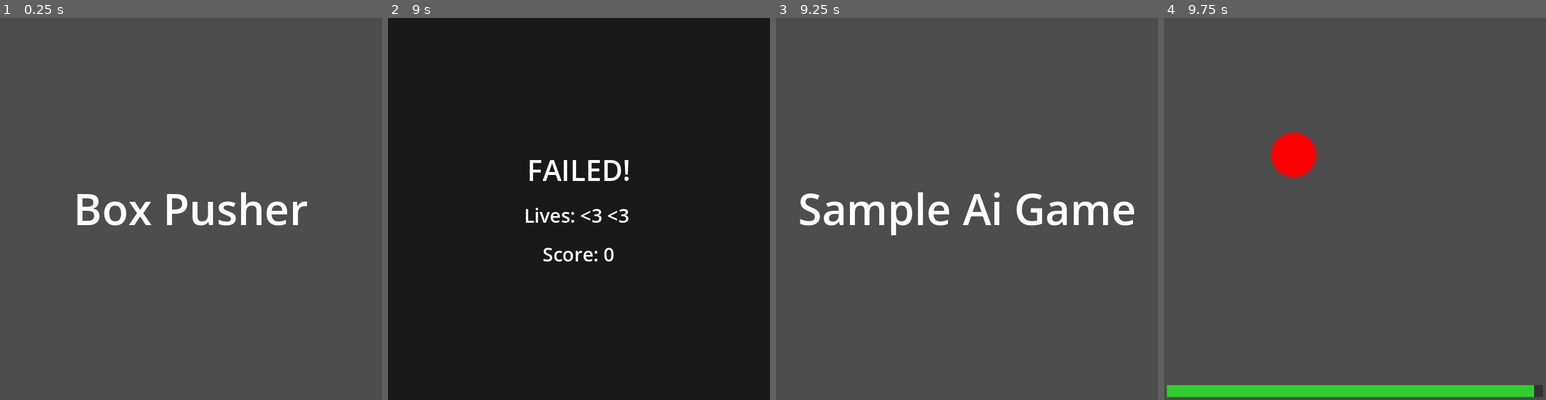
Above: before the commit, frames 1-4 (left to right).
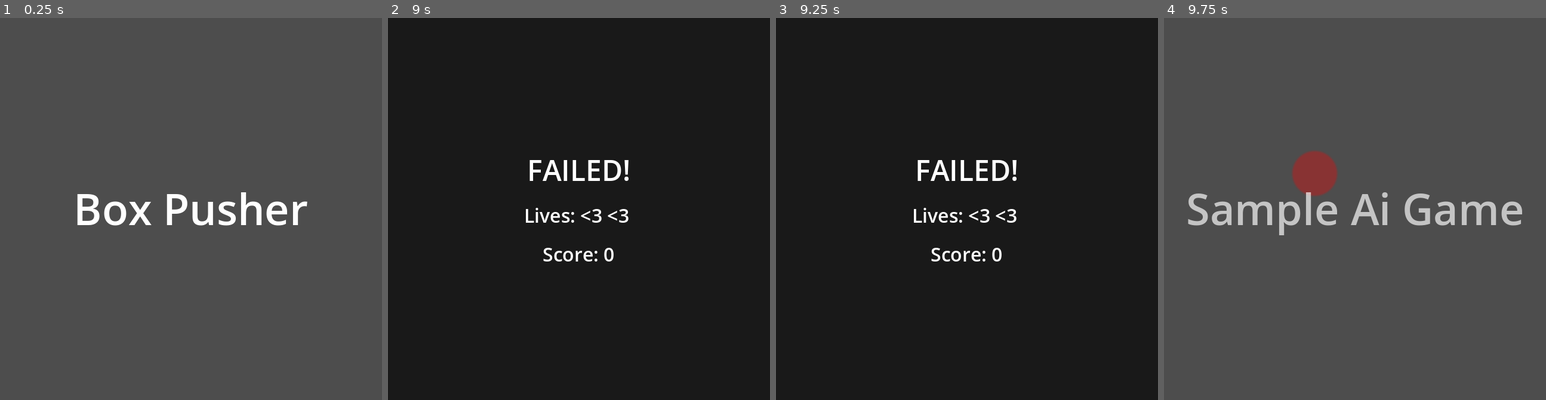
Above: after the commit, the same moments.

Repository: Tombarr/ai-microgames
Game: Godot game, scene res://main.tscn
Same seed, same stepped clock (60 frames per second), same inputs: the game is played once before the commit and once after it.
Inputs (mouse positions are in pixels of both pictures, inside the frame that each line leads up to):
- Up to frame 1 (0.25 s): no input
- Up to frame 2 (9 s): tap Enter (ui_accept) at 0.5, 0.6, 0.77, 1.07, 2.1, 2.75, 3.6, 3.77, 4.07, 5.1, 5.75, 6.5, 6.6, 6.77, 7.07, 8, 8.1, 8.75 s; move the mouse to (663, 189) at 0.52 s; hold D (move_right) 0.53-1.25 s; click (663, 189) at 0.67 s; drag from (502, 228) to (559, 285) at 1.27 s; move the mouse to (617, 124) at 2.02 s; hold A (move_left) 2.03-2.75 s; click (617, 124) at 2.17 s; drag from (559, 285) to (464, 151) at 2.77 s; move the mouse to (693, 266) at 3.52 s; hold D (move_right) 3.53-4.25 s; click (693, 266) at 3.67 s; drag from (464, 151) to (521, 113) at 4.27 s; move the mouse to (598, 209) at 5.02 s; hold D (move_right) 5.03-5.75 s; click (598, 209) at 5.17 s; drag from (521, 113) to (502, 228) at 5.77 s; move the mouse to (663, 189) at 6.52 s; hold A (move_left) 6.53-7.25 s; click (663, 189) at 6.67 s; drag from (502, 228) to (559, 285) at 7.27 s; move the mouse to (617, 124) at 8.02 s; hold D (move_right) 8.03-8.75 s; click (617, 124) at 8.17 s; drag from (559, 285) to (464, 151) at 8.77 s
- Up to frame 3 (9.25 s): no input
- Up to frame 4 (9.75 s): move the mouse to (1469, 266) at 9.52 s; hold A (move_left) from 9.53 s (still down); tap Enter (ui_accept) at 9.6 s; click (1469, 266) at 9.67 s

Frames 1-2 are identical in both runs. In frame 3, 100% of the frame differs, in the area x 0-100%, y 0-100%; in frame 4, 7.6%.

Commit message:
add touch control to infinite jump and geostacker

Diff:
--- a/games/geo_stacker/main.gd
+++ b/games/geo_stacker/main.gd
@@ -72,8 +72,12 @@
 var touch_start_pos: Vector2 = Vector2.ZERO
 var touch_active: bool = false
 var swipe_processed: bool = false  # Track if swipe was already processed
+var drag_dropping: bool = false  # Track if user is drag-dropping the piece
+var last_drag_y: float = 0.0  # Track last drag position for continuous drop
+var mouse_button_held: bool = false  # Track if mouse button is held
 const SWIPE_THRESHOLD: float = 30.0  # Minimum distance for a swipe
 const TAP_THRESHOLD: float = 10.0  # Maximum distance for a tap (rotation)
+const DRAG_DROP_STEP: float = 20.0  # Pixels to drag before moving piece down one cell
 
 func _ready():
 	instruction = "STACK!"
@@ -246,9 +250,11 @@
 			touch_active = true
 			touch_start_pos = event.position
 			swipe_processed = false
+			drag_dropping = false
 		else:
-			if touch_active and not swipe_processed:
-				touch_active = false
+			touch_active = false
+			drag_dropping = false
+			if not swipe_processed:
 				var swipe_vector = event.position - touch_start_pos
 				var swipe_length = swipe_vector.length()
 
@@ -269,38 +275,83 @@
 						if swipe_vector.y > 0:
 							_move_piece(Vector2(0, 1))
 
-	# Screen drag for continuous movement during swipe
-	elif event is InputEventScreenDrag and touch_active and not swipe_processed:
+	# Screen drag for continuous drop control
+	elif event is InputEventScreenDrag and touch_active:
 		var swipe_vector = event.position - touch_start_pos
 		var swipe_length = swipe_vector.length()
 
-		# Process swipe as soon as threshold is met
-		if swipe_length >= SWIPE_THRESHOLD:
+		# Check if dragging downward
+		if swipe_vector.y > 0 and swipe_length >= SWIPE_THRESHOLD:
+			# Start drag-drop mode
+			if not drag_dropping:
+				drag_dropping = true
+				last_drag_y = touch_start_pos.y
+				swipe_processed = true
+
+			# Move piece down for every DRAG_DROP_STEP pixels dragged
+			var drag_distance = event.position.y - last_drag_y
+			if drag_distance >= DRAG_DROP_STEP:
+				_move_piece(Vector2(0, 1))
+				last_drag_y = event.position.y
+		# Horizontal drag for left/right movement
+		elif abs(swipe_vector.x) > abs(swipe_vector.y) and swipe_length >= SWIPE_THRESHOLD and not swipe_processed:
 			swipe_processed = true
-			if abs(swipe_vector.x) > abs(swipe_vector.y):
-				# Horizontal swipe
-				if swipe_vector.x > 0:
-					_move_piece(Vector2(1, 0))
-				else:
-					_move_piece(Vector2(-1, 0))
-			else:
-				# Vertical swipe down
-				if swipe_vector.y > 0:
-					_move_piece(Vector2(0, 1))
-
-	# Mouse input for desktop compatibility
-	elif event is InputEventMouseButton and event.pressed:
-		if event.button_index == MOUSE_BUTTON_LEFT:
-			# Click on left side = move left, right side = move right, center = rotate
-			var viewport_width = get_viewport_rect().size.x
-			if event.position.x < viewport_width / 3.0:
-				_move_piece(Vector2(-1, 0))
-			elif event.position.x > viewport_width * 2.0 / 3.0:
+			if swipe_vector.x > 0:
 				_move_piece(Vector2(1, 0))
 			else:
-				_rotate_piece()
-		elif event.button_index == MOUSE_BUTTON_RIGHT:
+				_move_piece(Vector2(-1, 0))
+
+	# Mouse input for desktop compatibility
+	elif event is InputEventMouseButton:
+		if event.button_index == MOUSE_BUTTON_LEFT:
+			if event.pressed:
+				mouse_button_held = true
+				touch_start_pos = event.position
+				swipe_processed = false
+				drag_dropping = false
+			else:
+				mouse_button_held = false
+				drag_dropping = false
+				# Simple click actions (if not dragged)
+				if not swipe_processed:
+					var viewport_width = get_viewport_rect().size.x
+					if event.position.x < viewport_width / 3.0:
+						_move_piece(Vector2(-1, 0))
+					elif event.position.x > viewport_width * 2.0 / 3.0:
+						_move_piece(Vector2(1, 0))
+					else:
+						_rotate_piece()
+		elif event.button_index == MOUSE_BUTTON_RIGHT and event.pressed:
 			_rotate_piece()
+
+	# Mouse drag for continuous drop control (desktop)
+	elif event is InputEventMouseMotion and mouse_button_held:
+		var drag_vector = event.position - touch_start_pos
+		var drag_length = drag_vector.length()
+
+		# Check if dragging downward
+		if drag_vector.y > 0 and drag_length >= SWIPE_THRESHOLD:
+			# Start drag-drop mode
+			if not drag_dropping:
+				drag_dropping = true
+				last_drag_y = touch_start_pos.y
+				swipe_processed = true
+
+			# Move piece down for every DRAG_DROP_STEP pixels dragged
+			var drag_distance = event.position.y - last_drag_y
+			if drag_distance >= DRAG_DROP_STEP:
+				_move_piece(Vector2(0, 1))
+				last_drag_y = event.position.y
+
+	# Keyboard input for arrow keys
+	if event.is_action_pressed("ui_left") or event.is_action_pressed("move_left"):
+		_move_piece(Vector2(-1, 0))
+	elif event.is_action_pressed("ui_right") or event.is_action_pressed("move_right"):
+		_move_piece(Vector2(1, 0))
+	elif event.is_action_pressed("ui_down") or event.is_action_pressed("move_down"):
+		_move_piece(Vector2(0, 1))
+	elif event.is_action_pressed("ui_up") or event.is_action_pressed("move_up"):
+		_rotate_piece()
 
 func _end_game(did_win: bool):
 	if not game_active:
--- a/games/infinite_jump2/main.gd
+++ b/games/infinite_jump2/main.gd
@@ -10,6 +10,10 @@
 # 4. Faster gravity and jump for responsive feel
 # ========================================
 
+# Sound effects
+const SFX_WIN = preload("res://shared/assets/sfx_win.wav")
+const SFX_LOSE = preload("res://shared/assets/sfx_lose.wav")
+
 # Node references
 @onready var player = $Player
 @onready var obstacle_container = $ObstacleContainer
@@ -62,6 +66,17 @@
 	instruction = "DODGE!"
 	super._ready()
 
+	# Setup audio
+	var sfx_win = AudioStreamPlayer.new()
+	sfx_win.name = "sfx_win"
+	sfx_win.stream = SFX_WIN
+	add_child(sfx_win)
+
+	var sfx_lose = AudioStreamPlayer.new()
+	sfx_lose.name = "sfx_lose"
+	sfx_lose.stream = SFX_LOSE
+	add_child(sfx_lose)
+
 	# Calculate maximum jump height based on physics
 	# This ensures pipes never exceed what Mario can jump over
 	max_jump_height = (JUMP_VELOCITY * JUMP_VELOCITY) / (2.0 * GRAVITY)
@@ -84,11 +99,6 @@
 	# FIX: Apply faster gravity when not on floor
 	if not player.is_on_floor():
 		player.velocity.y += GRAVITY * delta
-
-	# FIX: Jump input - ONLY when on floor (prevents double jump)
-	if Input.is_action_just_pressed("ui_accept") or Input.is_action_just_pressed("ui_up"):
-		if player.is_on_floor():
-			player.velocity.y = JUMP_VELOCITY
 
 	# Move player using Godot's built-in physics engine
 	player.move_and_slide()
@@ -102,6 +112,9 @@
 			# Timeout = success if player survived
 			if obstacles_dodged > 0:
 				add_score(obstacles_dodged * 10)
+				$sfx_win.play()
+			else:
+				$sfx_lose.play()
 			end_game()
 			game_ended = true
 		return
@@ -121,6 +134,18 @@
 		if obstacle.position.x < player.position.x - 50 and not obstacle.has_meta("counted"):
 			obstacle.set_meta("counted", true)
 			obstacles_dodged += 1
+
+func _input(event):
+	if game_ended:
+		return
+
+	# Touch/Click to jump
+	if event is InputEventScreenTouch and event.pressed:
+		if player.is_on_floor():
+			player.velocity.y = JUMP_VELOCITY
+	elif event is InputEventMouseButton and event.pressed and event.button_index == MOUSE_BUTTON_LEFT:
+		if player.is_on_floor():
+			player.velocity.y = JUMP_VELOCITY
 
 func handle_player_input():
 	if game_ended:
@@ -156,6 +181,7 @@
 			for body in overlapping_bodies:
 				if body == player:
 					# Collision detected - game over
+					$sfx_lose.play()
 					end_game()
 					game_ended = true
 					return
--- a/shared/scripts/director.gd
+++ b/shared/scripts/director.gd
@@ -38,8 +38,12 @@
 var status_label: Label
 var game_debugger: Node
 
+# Audio
+var countdown_player: AudioStreamPlayer
+
 func _ready() -> void:
 	_setup_ui()
+	_setup_audio()
 	_setup_debugger()
 	_reset_game_state()
 	# We start the loop deferred to ensure everything is initialized
@@ -154,6 +158,14 @@
 	status_label.visible = false
 	status_label.z_index = 100  # Ensure on top of game content
 	add_child(status_label)
+
+func _setup_audio() -> void:
+	# Create countdown sound player
+	countdown_player = AudioStreamPlayer.new()
+	countdown_player.name = "CountdownPlayer"
+	countdown_player.stream = load("res://shared/assets/sfx_countdown.wav")
+	countdown_player.volume_db = 6.0  # Increase volume by 6 decibels (about 2x louder)
+	add_child(countdown_player)
 
 func _setup_debugger() -> void:
 	# Load and instantiate the game debugger
@@ -306,8 +318,17 @@
 	_update_ui(round_message)
 	ui_layer.visible = true
 
-	# Wait 2 seconds
-	await get_tree().create_timer(2.0).timeout
+	# Wait 1 second to show result
+	await get_tree().create_timer(1.0).timeout
+
+	# Play countdown sound with pitch based on speed multiplier
+	# Formula: pitch increases as speed increases (1.0x = 1.0 pitch, 5.0x = 2.0 pitch)
+	countdown_player.pitch_scale = 0.8 + (current_speed_multiplier - 1.0) * 0.3
+	countdown_player.play()
+
+	# Wait for countdown to finish (1 second at normal speed, faster at higher speeds)
+	var countdown_duration = 1.0 / countdown_player.pitch_scale
+	await get_tree().create_timer(countdown_duration).timeout
 
 	ui_layer.visible = false
 
Not shown, added: .claude/agents/sound-engineer.md
Not shown, added: shared/asset_generators/generate_assets_png.py
Not shown, added: shared/asset_generators/generate_sfx.py
Not shown, added: shared/assets/sfx_countdown.wav
